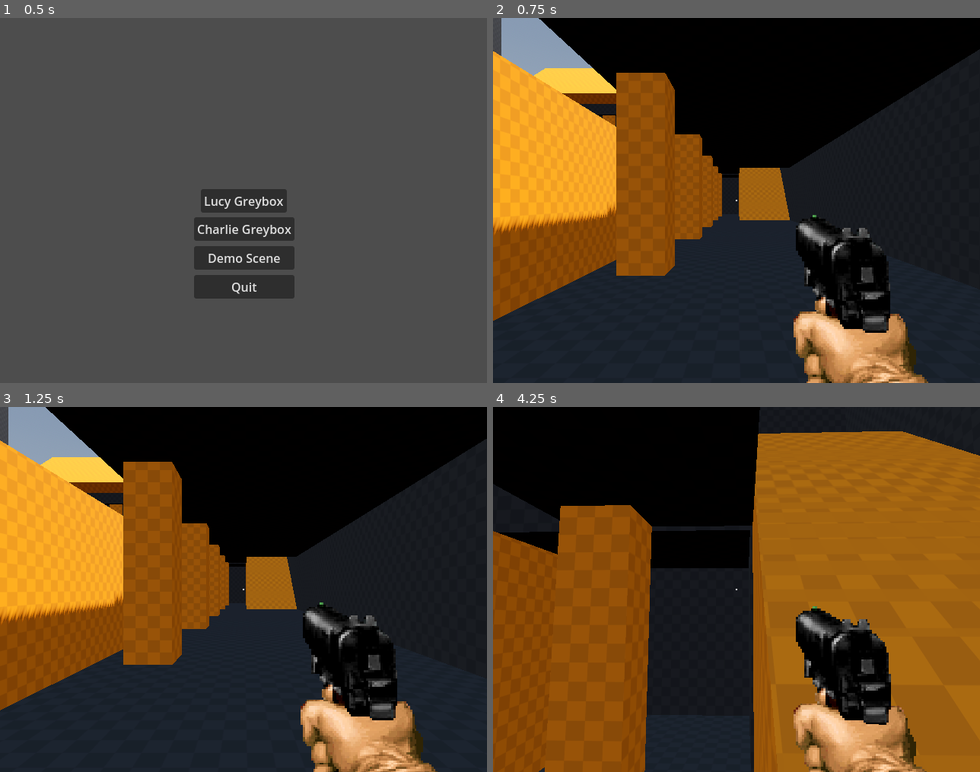
Above: before the commit, frames 1-4 (two rows, left to right).
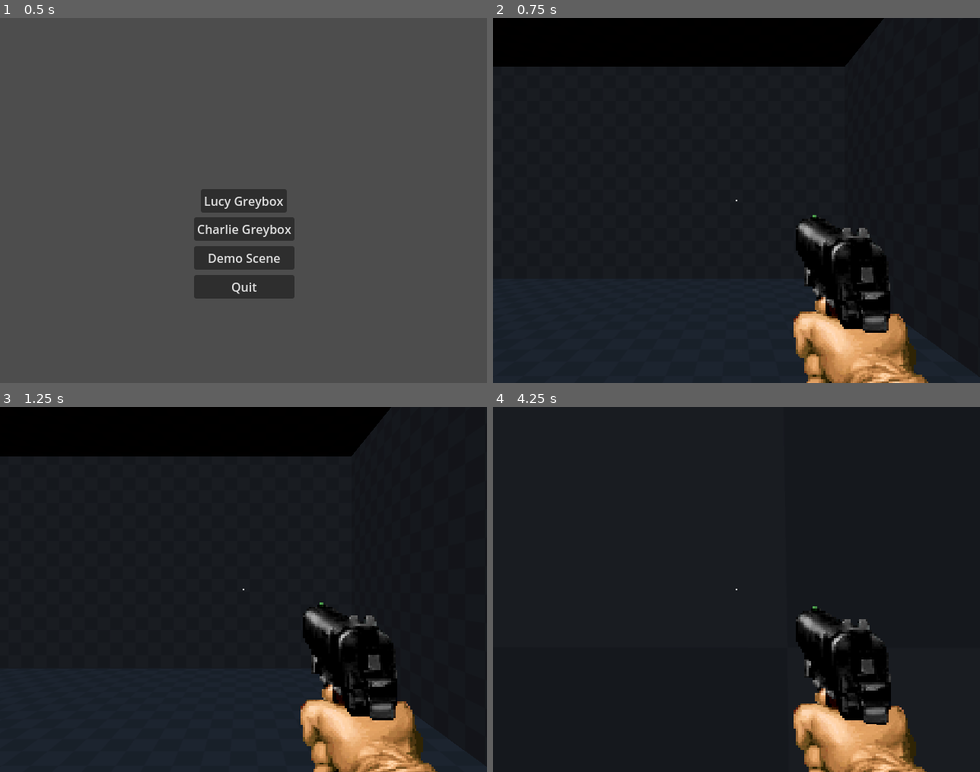
Above: after the commit, the same moments.

Repository: drowpotions/Pirate-Software-Game-Jam-JAN-2025
Game: Godot game, scene res://menu/main_menu.tscn
Two runs of this game, one before a commit and one after it. Both use one fixed random seed, a clock stepped at 60 frames per second and the inputs below. Sound files missing from this copy of the repository are replaced by a short silence.
Inputs (mouse positions are in pixels of both pictures, inside the frame that each line leads up to):
- Up to frame 1 (0.5 s): no input
- Up to frame 2 (0.75 s): click "Charlie Greybox" at 0.5 s
- Up to frame 3 (1.25 s): no input
- Up to frame 4 (4.25 s): move the mouse to (760, 589) at 1.27 s; hold Ctrl (Crouch) 1.28-2.03 s; hold W (forwards) from 1.28 s (still down); tap Space (jump) at 1.52, 2.27, 3.77 s; move the mouse to (712, 589) at 2.02 s; click (712, 589) at 2.1 s; move the mouse to (746, 582) at 2.77 s; hold Ctrl (Crouch) 2.78-3.53 s; move the mouse to (731, 596) at 3.52 s; click (731, 596) at 3.6 s

Frame 1 is identical in both runs. In frame 2, 41% of the frame differs, in the area x 0-100%, y 0-83%; in frame 3, 41%; in frame 4, 75%, in the area x 0-100%, y 0-100%.

Commit message:
added more to charlie grey box

Diff:
--- a/Charlie Grey Box.tscn
+++ b/Charlie Grey Box.tscn
@@ -31,7 +31,7 @@
 shadow_enabled = true
 
 [node name="Player" parent="." instance=ExtResource("1_pnr0j")]
-transform = Transform3D(1, 0, 0, 0, 1, 0, 0, 0, 1, 1.96772, 0.0292211, 14)
+transform = Transform3D(-4.37114e-08, 0, -1, 0, 1, 0, 1, 0, -4.37114e-08, -0.0322766, 0.0292211, 15.3748)
 
 [node name="Enemy" parent="." node_paths=PackedStringArray("player") instance=ExtResource("4_mdp8e")]
 transform = Transform3D(-0.258819, 0, -0.965926, 0, 1, 0, 0.965926, 0, -0.258819, -16.0274, 9.08862, -22.4573)
@@ -41,6 +41,10 @@
 transform = Transform3D(-1, 0, -8.9407e-08, 0, 1, 0, 8.9407e-08, 0, -1, -16.8372, 0.994032, -18.4185)
 player = NodePath("../Player")
 
+[node name="Enemy3" parent="." node_paths=PackedStringArray("player") instance=ExtResource("4_mdp8e")]
+transform = Transform3D(-0.292989, 0, -0.956116, 0, 1, 0, 0.956116, 0, -0.292989, -30.1621, 1.07579, 6.90944)
+player = NodePath("../Player")
+
 [node name="Meshes" type="Node3D" parent="."]
 
 [node name="CSGBox3D26" type="CSGBox3D" parent="Meshes"]
@@ -423,77 +427,88 @@
 use_collision = true
 size = Vector3(3.01465, 0.498535, 4.53809)
 
-[node name="CSGBox3D" type="CSGBox3D" parent="."]
+[node name="CSGBox3D43" type="CSGBox3D" parent="Meshes"]
 transform = Transform3D(1, 0, 0, 0, 1, 0, 0, 0, 1, -33.0764, 0.53943, 2.40205)
 material_override = ExtResource("5_38b48")
+use_collision = true
 size = Vector3(0.410156, 1.12689, 1.20361)
 
-[node name="CSGBox3D2" type="CSGBox3D" parent="."]
+[node name="CSGBox3D44" type="CSGBox3D" parent="Meshes"]
 transform = Transform3D(1, 0, 0, 0, 1, 0, 0, 0, 1, -31.4996, 0.53943, 2.40205)
 material_override = ExtResource("5_38b48")
+use_collision = true
 size = Vector3(0.410156, 1.12689, 1.20361)
 
-[node name="CSGBox3D3" type="CSGBox3D" parent="."]
+[node name="CSGBox3D45" type="CSGBox3D" parent="Meshes"]
 transform = Transform3D(1, 0, 0, 0, 1, 0, 0, 0, 1, -29.8896, 0.53943, 2.40205)
 material_override = ExtResource("5_38b48")
+use_collision = true
 size = Vector3(0.410156, 1.12689, 1.20361)
 
-[node name="CSGBox3D7" type="CSGBox3D" parent="."]
+[node name="CSGBox3D46" type="CSGBox3D" parent="Meshes"]
 transform = Transform3D(-4.37114e-08, 0, 1, 0, 1, 0, -1, 0, -4.37114e-08, -27.9564, 3.85332, 2.40205)
 material_override = ExtResource("5_38b48")
+use_collision = true
 size = Vector3(0.410156, 0.499115, 11.658)
 
-[node name="CSGBox3D4" type="CSGBox3D" parent="."]
+[node name="CSGBox3D47" type="CSGBox3D" parent="Meshes"]
 transform = Transform3D(1, 0, 0, 0, 1, 0, 0, 0, 1, -28.4231, 0.53943, 2.40205)
 material_override = ExtResource("5_38b48")
+use_collision = true
 size = Vector3(0.410156, 1.12689, 1.20361)
 
-[node name="CSGBox3D5" type="CSGBox3D" parent="."]
+[node name="CSGBox3D48" type="CSGBox3D" parent="Meshes"]
 transform = Transform3D(1, 0, 0, 0, 1, 0, 0, 0, 1, -26.8463, 0.53943, 2.40205)
 material_override = ExtResource("5_38b48")
+use_collision = true
 size = Vector3(0.410156, 1.12689, 1.20361)
 
-[node name="CSGCylinder3D" type="CSGCylinder3D" parent="."]
+[node name="CSGCylinder3D" type="CSGCylinder3D" parent="Meshes"]
 transform = Transform3D(1, 0, 0, 0, 1, 0, 0, 0, 1, -23.6625, 1.44795, 2.42419)
 material_override = ExtResource("3_kaj5v")
+use_collision = true
 radius = 1.06995
 height = 3.25016
 sides = 16
 
-[node name="CSGBox3D6" type="CSGBox3D" parent="."]
+[node name="CSGBox3D49" type="CSGBox3D" parent="Meshes"]
 transform = Transform3D(1, 0, 0, 0, 1, 0, 0, 0, 1, -25.2363, 0.53943, 2.40205)
 material_override = ExtResource("5_38b48")
+use_collision = true
 size = Vector3(0.410156, 1.12689, 1.20361)
 
-[node name="Enemy3" parent="." instance=ExtResource("4_mdp8e")]
-transform = Transform3D(-0.292989, 0, -0.956116, 0, 1, 0, 0.956116, 0, -0.292989, -30.1621, 1.07579, 6.90944)
-
-[node name="CSGBox3D8" type="CSGBox3D" parent="."]
+[node name="CSGBox3D50" type="CSGBox3D" parent="Meshes"]
 transform = Transform3D(1, 0, 0, 0, 1, 0, 0, 0, 1, 0, 2.09076, 13)
 material_override = ExtResource("3_kaj5v")
+use_collision = true
 size = Vector3(1, 5.18152, 1)
 
-[node name="CSGBox3D9" type="CSGBox3D" parent="."]
+[node name="CSGBox3D51" type="CSGBox3D" parent="Meshes"]
 transform = Transform3D(1, 0, 0, 0, 1, 0, 0, 0, 1, 0, 2.09076, 7)
 material_override = ExtResource("3_kaj5v")
+use_collision = true
 size = Vector3(1, 5.18152, 1)
 
-[node name="CSGBox3D10" type="CSGBox3D" parent="."]
+[node name="CSGBox3D52" type="CSGBox3D" parent="Meshes"]
 transform = Transform3D(1, 0, 0, 0, 1, 0, 0, 0, 1, 0, 2.09076, 1)
 material_override = ExtResource("3_kaj5v")
+use_collision = true
 size = Vector3(1, 5.18152, 1)
 
-[node name="CSGBox3D11" type="CSGBox3D" parent="."]
+[node name="CSGBox3D53" type="CSGBox3D" parent="Meshes"]
 transform = Transform3D(1, 0, 0, 0, 1, 0, 0, 0, 1, 0, 2.09076, -5)
 material_override = ExtResource("3_kaj5v")
+use_collision = true
 size = Vector3(1, 5.18152, 1)
 
-[node name="CSGBox3D12" type="CSGBox3D" parent="."]
+[node name="CSGBox3D54" type="CSGBox3D" parent="Meshes"]
 transform = Transform3D(1, 0, 0, 0, 1, 0, 0, 0, 1, 0, 2.09076, -11)
 material_override = ExtResource("3_kaj5v")
+use_collision = true
 size = Vector3(1, 5.18152, 1)
 
-[node name="CSGBox3D13" type="CSGBox3D" parent="."]
+[node name="CSGBox3D55" type="CSGBox3D" parent="Meshes"]
 transform = Transform3D(1, 0, 0, 0, 1, 0, 0, 0, 1, 0, 2.09076, -17)
 material_override = ExtResource("3_kaj5v")
+use_collision = true
 size = Vector3(1, 5.18152, 1)
